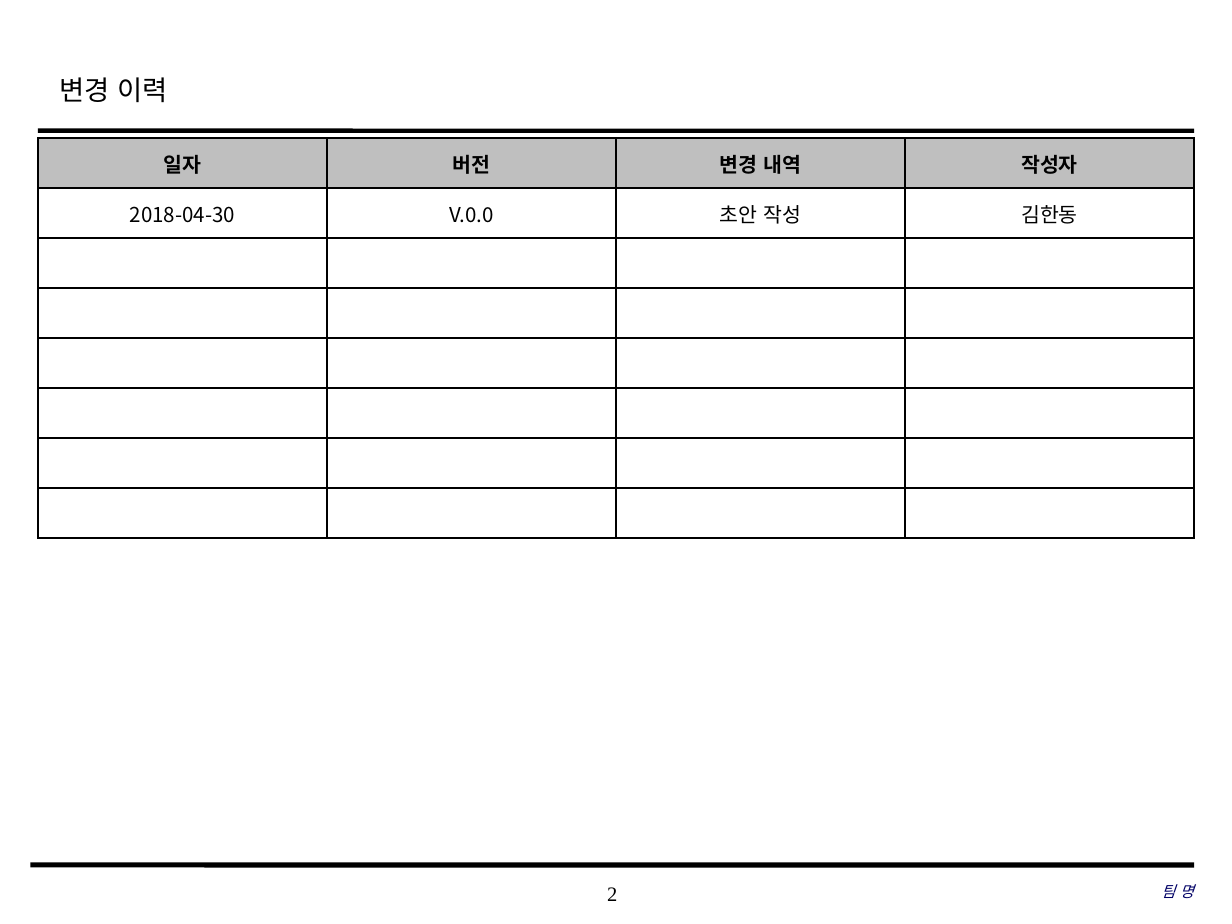
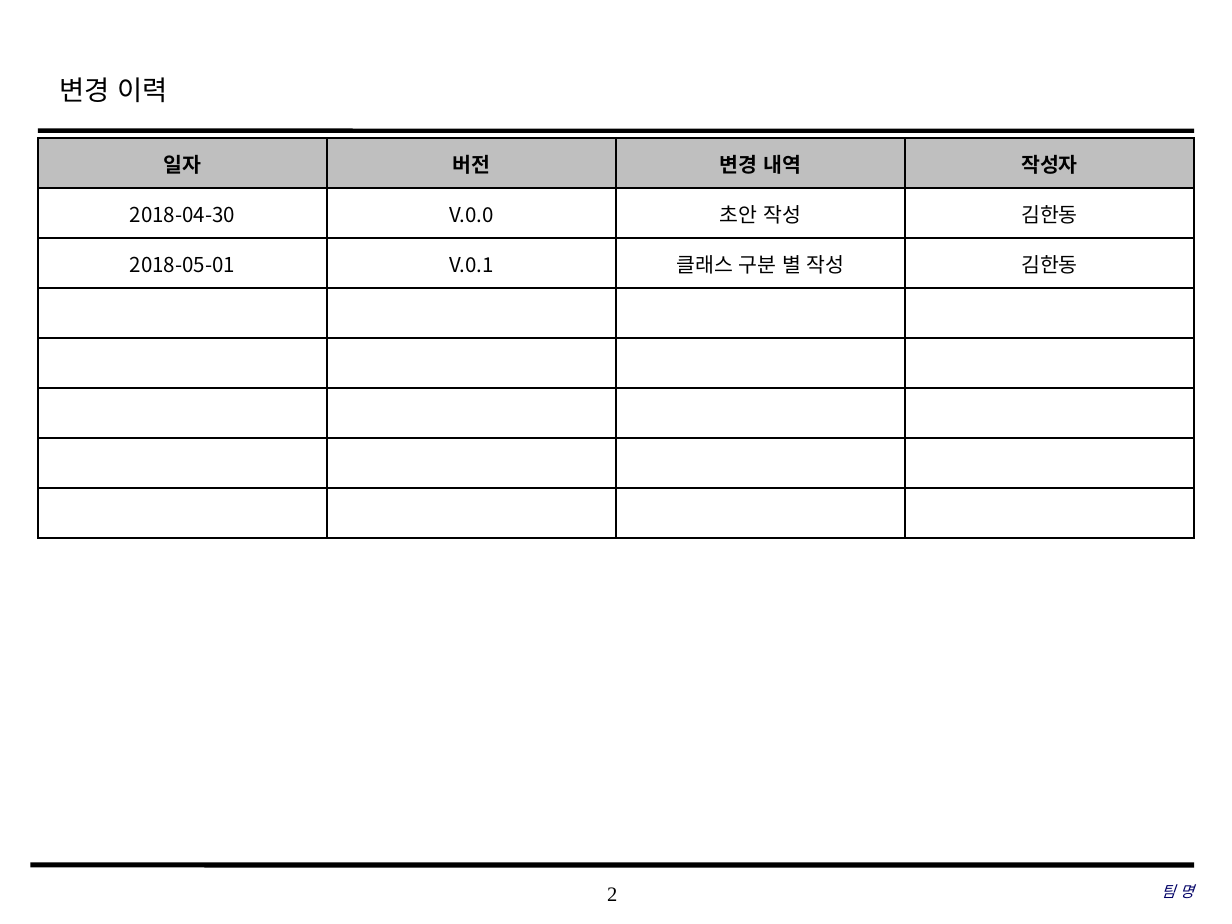
Before and after one commit to SMU-SE-Admin/18-1_8_PALZO_Doc, a slide deck: slide 2 of 03 설계/Class 설계서_8_Palzo.pptx. Drawn at 1232x924 pixels with LibreOffice and Linux fonts; fonts in the diff are those of the drawing; background and template pictures are left out. Boxes give left, top, right and bottom in pixels: in the first picture for what was removed or moved away, otherwise in the second. Text is boxed around its words. In the diff, an @@ line names an element or a change of style, - is before the commit and + after.

Commit message:
#1101 Class 설계서 작성 나머지 클래스 추가 및 클래스 별 구분

```diff
--- a/03 설계/Class 설계서_8_Palzo.pptx
+++ b/03 설계/Class 설계서_8_Palzo.pptx
@@ table at (38,138,1196,537) @@
+row 3: 2018-05-01 | V.0.1 | 클래스 구분 별 작성 | 김한동
-row 8:  |  |  | 
```
Also in this commit, not shown: 1 other slide changed, 6 slides added, 1 slide removed.
